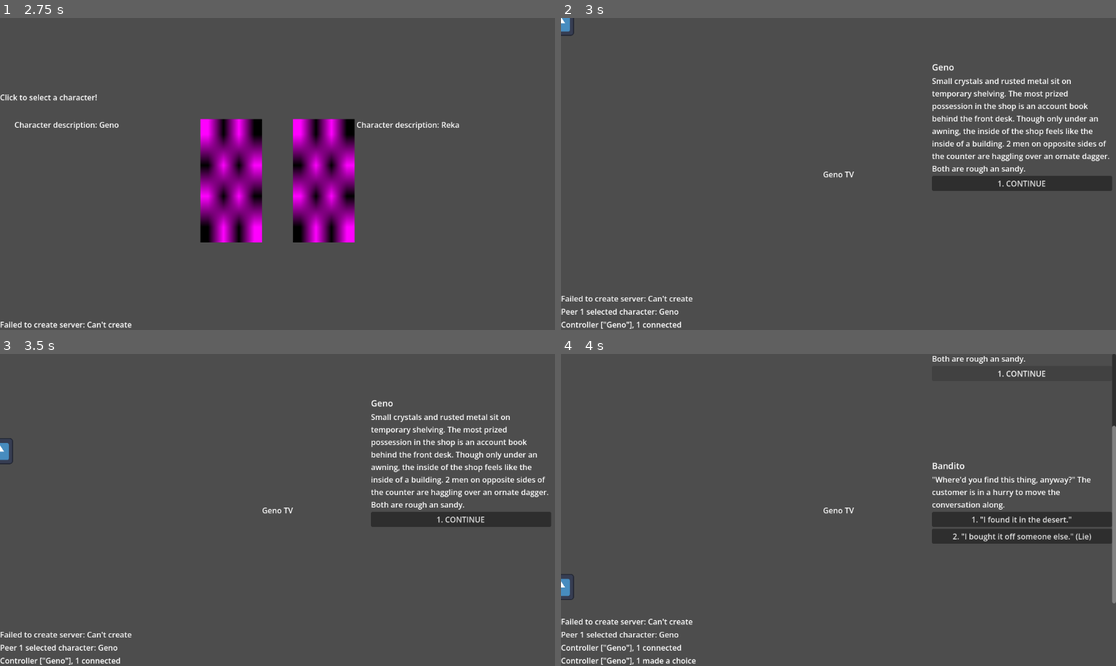
Above: before the commit, frames 1-4 (two rows, left to right).
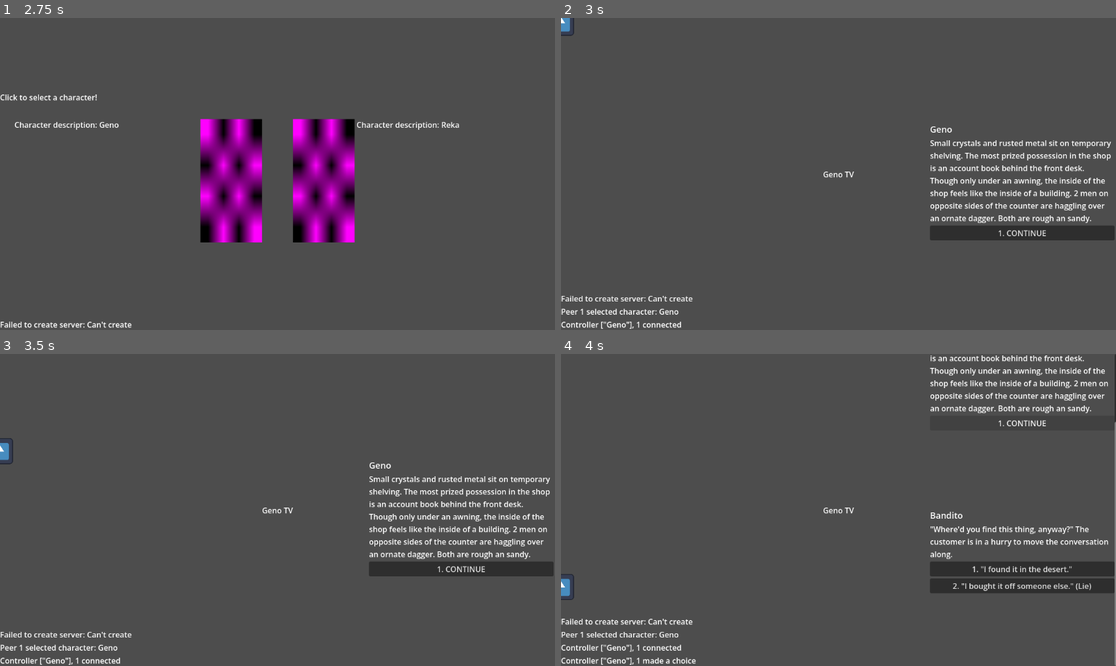
Above: after the commit, the same moments.

Repository: Roboticy3/Louder
Game: Godot game, scene res://demos/september/main_menu.tscn
The game is run twice, just before and just after one commit, with the same random seed, the same clock (stepped at 60 frames per second) and the same inputs. The engine's default icon, where the game draws it, is replaced by a stand-in: a white triangle on a blue panel in a dark square.
Inputs (mouse positions are in pixels of both pictures, inside the frame that each line leads up to):
- Up to frame 1 (2.75 s): click (283, 158) at 0.52 s; type "12" at 0.6 s; click "HOST GAME" at 1.25 s; click "GO" at 2 s
- Up to frame 2 (3 s): click (699, 180) at 2.77 s
- Up to frame 3 (3.5 s): no input
- Up to frame 4 (4 s): click "1. CONTINUE" at 3.5 s

Frame 1 is identical in both runs. In frame 2, 6.5% of the frame differs, in the area x 66-100%, y 14-72%; in frame 3, 6.5%; in frame 4, 8.8%, in the area x 66-100%, y 0-100%.

Commit message:
thinking display half-working

Diff:
--- a/editor/demos/september/ui/main_dialogue_view.gd
+++ b/editor/demos/september/ui/main_dialogue_view.gd
@@ -3,12 +3,14 @@
 const EventType := ControllerEventLayer.EventType
 
 @export var scrolling_dialogue_feed:ScrollingDialogueFeed
-var current_controller:PSController
+@export var scrolling_dialogue_thinking:ScrollingDialogueThinking
+
+@export var controller_group := &"ps_controller"
 
 func _ready() -> void:
 	ControllerEventLayer.event.connect(_on_controller_event)
 
-func _on_controller_event(type: EventType, controller: PSController) -> void:
+func _on_controller_event(_type: EventType, controller: PSController) -> void:
 	update_thinking()
 
 	if controller != ControllerEventLayer.get_connected_controller():
@@ -26,4 +28,19 @@
 	scrolling_dialogue_feed.push_item(connected_controller)
 
 func update_thinking():
-	pass
+	var thinking_set: Dictionary[String, bool]
+	var connected_controller := ControllerEventLayer.get_connected_controller()
+	for c in get_tree().get_nodes_in_group(controller_group):
+		if c == connected_controller: continue
+
+		if c is PSController:
+			if !c.is_active(): continue
+
+			var choices = c.get_choices()
+			if choices.is_empty(): continue
+
+			for speaker in c.speak_as:
+				thinking_set[speaker] = true
+
+	var thinking_array := thinking_set.keys()
+	scrolling_dialogue_thinking.update_thinkers(thinking_array)
--- a/editor/demos/september/ui/main_dialogue_view.tscn
+++ b/editor/demos/september/ui/main_dialogue_view.tscn
@@ -3,10 +3,12 @@
 [ext_resource type="Script" uid="uid://dfqcncrxeb2sj" path="res://demos/september/ui/main_dialogue_view.gd" id="1_qjalj"]
 [ext_resource type="Script" uid="uid://ds0uapcn5b5v5" path="res://demos/september/ui/scrolling_dialogue_feed.gd" id="2_wqg5q"]
 [ext_resource type="PackedScene" uid="uid://d3scduqubuvrq" path="res://demos/september/ui/scrolling_dialogue_item.tscn" id="3_lqc4t"]
+[ext_resource type="PackedScene" uid="uid://cdckqsifi5wle" path="res://demos/september/ui/scrolling_dialogue_thinking.tscn" id="4_wqg5q"]
 [ext_resource type="Script" uid="uid://bk5bowxpxjfu3" path="res://demos/september/ui/scroll_shrinker.gd" id="5_6tn8e"]
+[ext_resource type="Script" uid="uid://bt5qiks6r8rsq" path="res://demos/september/ui/scroll_margin.gd" id="5_lqc4t"]
 [ext_resource type="PackedScene" uid="uid://ctpltkbarsbjg" path="res://demos/september/ui/main_dialogue_debug.tscn" id="5_qjalj"]
 
-[node name="MainDialogueView" type="Control" unique_id=2033588754 node_paths=PackedStringArray("scrolling_dialogue_feed")]
+[node name="MainDialogueView" type="Control" unique_id=2033588754 node_paths=PackedStringArray("scrolling_dialogue_feed", "scrolling_dialogue_thinking")]
 layout_mode = 3
 anchor_left = 0.66800004
 anchor_right = 1.0
@@ -15,17 +17,10 @@
 grow_horizontal = 0
 grow_vertical = 2
 script = ExtResource("1_qjalj")
-scrolling_dialogue_feed = NodePath("Control/ScrollContainer/Feed")
+scrolling_dialogue_feed = NodePath("VBoxContainer/Control/ScrollContainer/Feed")
+scrolling_dialogue_thinking = NodePath("VBoxContainer/Control/ScrollContainer/Feed/ThinkingView")
 
-[node name="Control" type="Control" parent="." unique_id=1630732809]
-layout_mode = 1
-anchor_right = 1.0
-anchor_bottom = 0.799
-offset_bottom = 0.24798584
-grow_horizontal = 2
-grow_vertical = 2
-
-[node name="ScrollContainerMaxFit" type="Control" parent="Control" unique_id=2011777731]
+[node name="VBoxContainer" type="VBoxContainer" parent="." unique_id=750293429]
 layout_mode = 1
 anchors_preset = 15
 anchor_right = 1.0
@@ -33,7 +28,19 @@
 grow_horizontal = 2
 grow_vertical = 2
 
-[node name="ScrollContainer" type="ScrollContainer" parent="Control" unique_id=902509730]
+[node name="Control" type="Control" parent="VBoxContainer" unique_id=1630732809]
+layout_mode = 2
+size_flags_vertical = 3
+
+[node name="ScrollContainerMaxFit" type="Control" parent="VBoxContainer/Control" unique_id=2011777731]
+layout_mode = 1
+anchors_preset = 15
+anchor_right = 1.0
+anchor_bottom = 1.0
+grow_horizontal = 2
+grow_vertical = 2
+
+[node name="ScrollContainer" type="ScrollContainer" parent="VBoxContainer/Control" unique_id=902509730]
 layout_mode = 1
 anchors_preset = 15
 anchor_right = 1.0
@@ -45,22 +52,31 @@
 vertical_scroll_mode = 4
 scroll_hint_mode = 3
 
-[node name="Feed" type="VBoxContainer" parent="Control/ScrollContainer" unique_id=233767170 node_paths=PackedStringArray("scroll_container")]
+[node name="Feed" type="VBoxContainer" parent="VBoxContainer/Control/ScrollContainer" unique_id=233767170 node_paths=PackedStringArray("scroll_container")]
 layout_mode = 2
 size_flags_horizontal = 3
 size_flags_vertical = 3
 alignment = 2
 script = ExtResource("2_wqg5q")
-insert_index = -1
+insert_index = -3
 remove_index = 0
 dialogue_item = ExtResource("3_lqc4t")
 scroll_container = NodePath("..")
 
+[node name="ThinkingView" parent="VBoxContainer/Control/ScrollContainer/Feed" unique_id=415213 instance=ExtResource("4_wqg5q")]
+layout_mode = 2
+size_flags_vertical = 0
+size_flags_stretch_ratio = 0.2
+
+[node name="Spacer" type="Control" parent="VBoxContainer/Control/ScrollContainer/Feed" unique_id=1974072471]
+layout_mode = 2
+script = ExtResource("5_lqc4t")
+
 [node name="ScrollShrinker" type="Node" parent="." unique_id=296895966 node_paths=PackedStringArray("scroll_container", "inner_container", "max_size_reference")]
 script = ExtResource("5_6tn8e")
-scroll_container = NodePath("../Control/ScrollContainer")
-inner_container = NodePath("../Control/ScrollContainer/Feed")
-max_size_reference = NodePath("../Control/ScrollContainerMaxFit")
+scroll_container = NodePath("../VBoxContainer/Control/ScrollContainer")
+inner_container = NodePath("../VBoxContainer/Control/ScrollContainer/Feed")
+max_size_reference = NodePath("../VBoxContainer/Control/ScrollContainerMaxFit")
 
 [node name="MainDialogueDebug" parent="." unique_id=2025365747 instance=ExtResource("5_qjalj")]
 visible = false
--- a/editor/demos/september/ui/scrolling_dialogue_item.tscn
+++ b/editor/demos/september/ui/scrolling_dialogue_item.tscn
@@ -15,13 +15,13 @@
 choice_container = NodePath("ChoiceElements")
 disabled = null
 
+[node name="Spacer" type="Control" parent="." unique_id=1699966593]
+layout_mode = 2
+script = ExtResource("1_0sccc")
+
 [node name="DialogueElements" type="VBoxContainer" parent="." unique_id=1141869158]
 layout_mode = 2
 
 [node name="ChoiceElements" type="VBoxContainer" parent="." unique_id=316933347]
 layout_mode = 2
 script = ExtResource("1_0sccc")
-
-[node name="Spacer" type="Control" parent="." unique_id=1699966593]
-layout_mode = 2
-script = ExtResource("1_0sccc")
--- /dev/null
+++ b/editor/demos/september/ui/scrolling_dialogue_thinking.gd
@@ -0,0 +1,16 @@
+class_name ScrollingDialogueThinking extends Control
+
+@export var thinking_label:Label
+
+func update_thinkers(thinkers:Array) -> void:
+	var thinking_text := ""
+	if thinkers.is_empty():
+		pass
+	elif thinkers.size() > 1:
+		thinking_text = "%s" % thinkers[0]
+		for i in range(1, thinkers.size() - 1):
+			thinking_text += ", %s" % thinkers[i]
+		thinking_text += " and %s are thinking..." % thinkers[-1]
+	else:
+		thinking_text = "%s is thinking..." % thinkers[0]
+	thinking_label.text = thinking_text
--- /dev/null
+++ b/editor/demos/september/ui/scrolling_dialogue_thinking.tscn
@@ -0,0 +1,18 @@
+[gd_scene format=3 uid="uid://cdckqsifi5wle"]
+
+[ext_resource type="Script" uid="uid://boc6gl0lgpeqi" path="res://demos/september/ui/scrolling_dialogue_thinking.gd" id="1_ikd68"]
+
+[node name="ThinkingView" type="HBoxContainer" unique_id=366323247 node_paths=PackedStringArray("thinking_label")]
+anchors_preset = 15
+anchor_right = 1.0
+anchor_bottom = 1.0
+grow_horizontal = 2
+grow_vertical = 2
+script = ExtResource("1_ikd68")
+thinking_label = NodePath("Label")
+
+[node name="Label" type="Label" parent="." unique_id=1171526121]
+layout_mode = 2
+size_flags_horizontal = 3
+size_flags_vertical = 1
+horizontal_alignment = 2
--- a/editor/proto_simulator/ps_controller.gd
+++ b/editor/proto_simulator/ps_controller.gd
@@ -18,7 +18,7 @@
 	add_to_group(group)
 
 func is_active():
-	return !data.is_empty()
+	return (simulator is PSSimulator) and !data.is_empty()
 
 #Asynchronous Multiple Speakers
 #1. Hide choices pointing to speakers not owned in `my_speakers`
Not shown, added: editor/demos/september/ui/scrolling_dialogue_thinking.gd.uid
